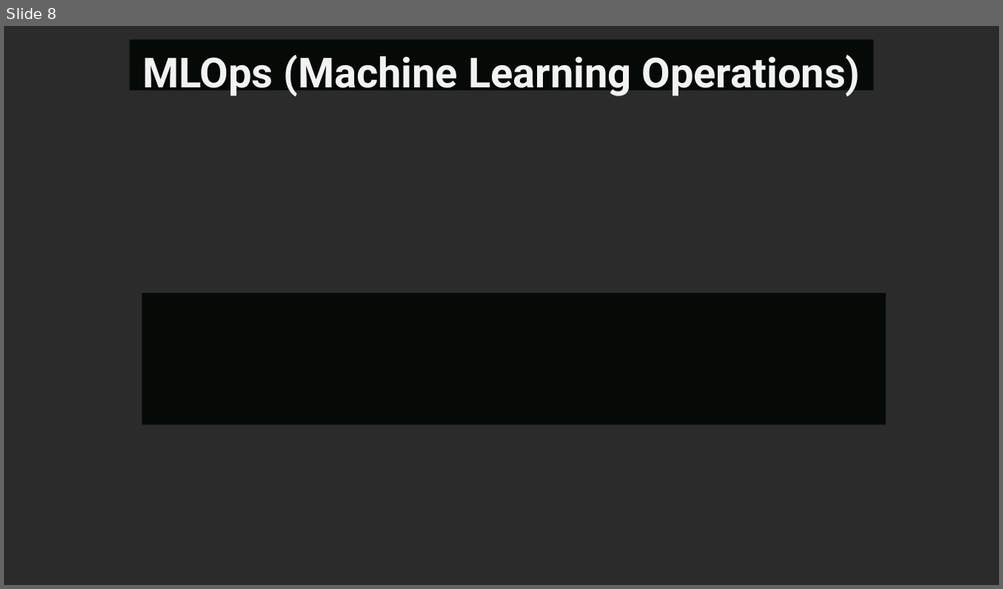
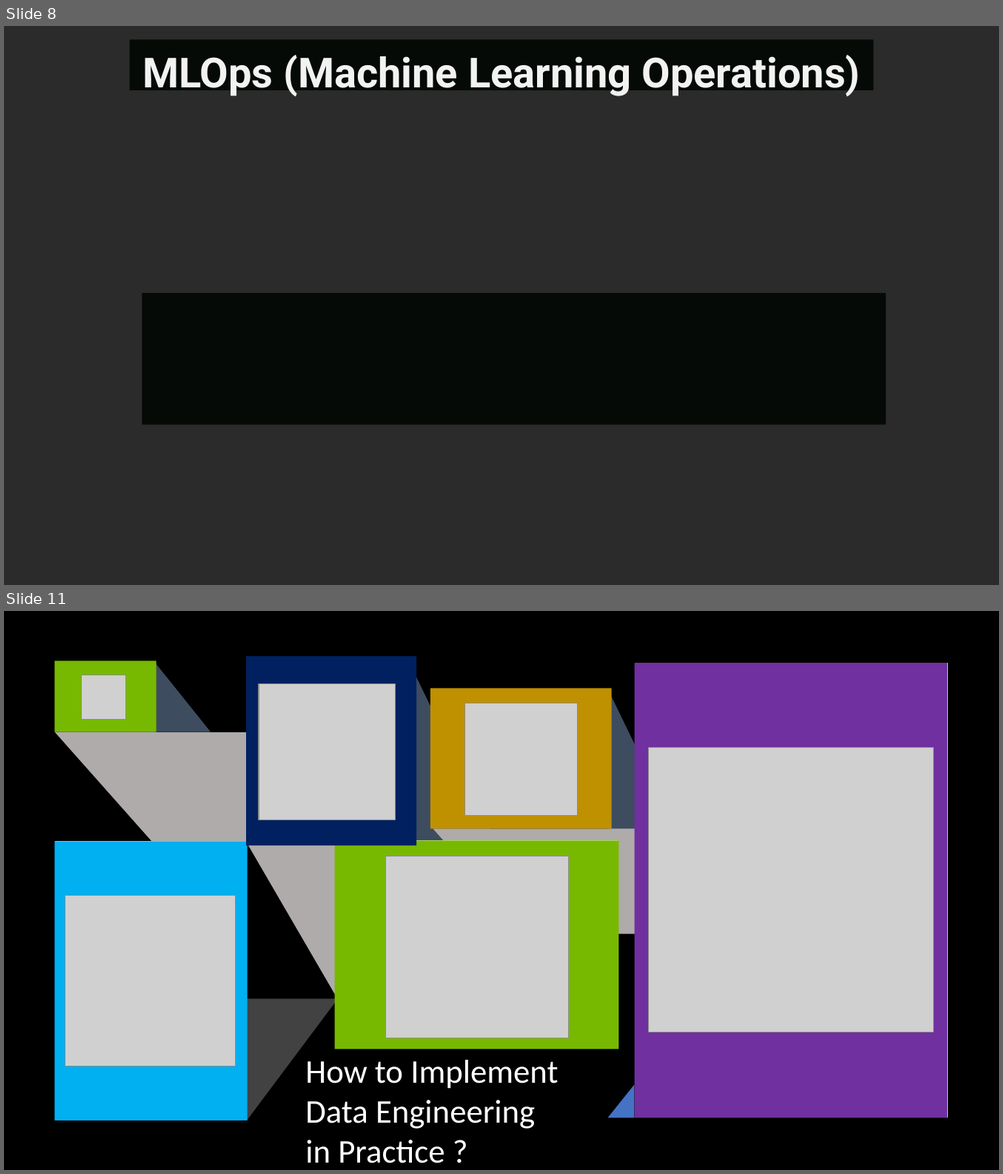
Before and after one commit to DataScience-2021/Analytics-Vidhya, a slide deck: #Data-Engineering/DataEngineering.pptx. Shown one above the other, each under a label of ours: slide 8 before the commit, slides 8 and 11 after it; the slides between them are not shown. The pictures are 1003x589 and 1003x1174 pixels, drawn with LibreOffice and Linux fonts; fonts in the diff are those of the drawing; grey boxes stand for pictures; background and template pictures are left out; a plain dark background stands for a picture behind light text. Boxes give left, top, right and bottom in pixels: in the first picture for what was removed or moved away, otherwise in the second. Text is boxed around its words. In the diff, an @@ line names an element or a change of style, - is before the commit and + after.

Commit message:
Update Data-Engineering Blog - 3

```diff
--- a/#Data-Engineering/DataEngineering.pptx
+++ b/#Data-Engineering/DataEngineering.pptx
@@ slide 11 added at (4,611,999,1170), background #000000 @@
@@ rectangle added at (55,661,156,732), fill #77B900 @@
@@ freeform shape added at (56,661,155,731), fill #FFFFFF @@
@@ picture added at (82,675,126,720) @@
@@ right triangle added at (156,664,210,732), fill #3D4C5F @@
@@ rectangle added at (246,657,416,846), fill #002060 @@
@@ freeform shape added at (247,660,409,844), fill #FFFFFF @@
@@ right triangle added at (407,658,495,843), fill #3D4C5F @@
@@ freeform shape added at (634,664,948,1119), fill #FFFFFF @@
@@ rectangle added at (634,664,948,1119), fill #7030A0 @@
@@ picture added at (259,684,395,820) @@
@@ rectangle added at (430,689,612,829), fill #BF9000 @@
@@ freeform shape added at (434,689,608,829), fill #FFFFFF @@
@@ right triangle added at (609,691,697,875), fill #3D4C5F @@
@@ picture added at (464,703,577,816) @@
@@ freeform shape added at (55,732,247,844), fill #AFABAB @@
@@ picture added at (648,748,933,1033) @@
@@ freeform shape added at (432,829,661,934), fill #AFABAB @@
@@ rectangle added at (55,842,247,1122), fill #00B0F0 @@
@@ freeform shape added at (56,842,247,1121), fill #FFFFFF @@
@@ right triangle added at (247,843,336,997), fill #AFABAB @@
@@ rectangle added at (335,841,619,1050), fill #77B900 @@
@@ freeform shape added at (336,841,619,1050), fill #FFFFFF @@
@@ picture added at (386,857,568,1039) @@
@@ picture added at (65,896,236,1067) @@
@@ right triangle added at (247,999,338,1122), fill #A5A5A5 at 40% opacity @@
@@ text added at (305,1060,558,1164), 32 pt, text #FFFFFF @@
+How to Implement
+Data Engineering
+in Practice ?
@@ right triangle added at (608,1085,634,1118), fill #4472C4 @@
```
Also in this commit, not shown: 2 other slides added, 5 other files.
